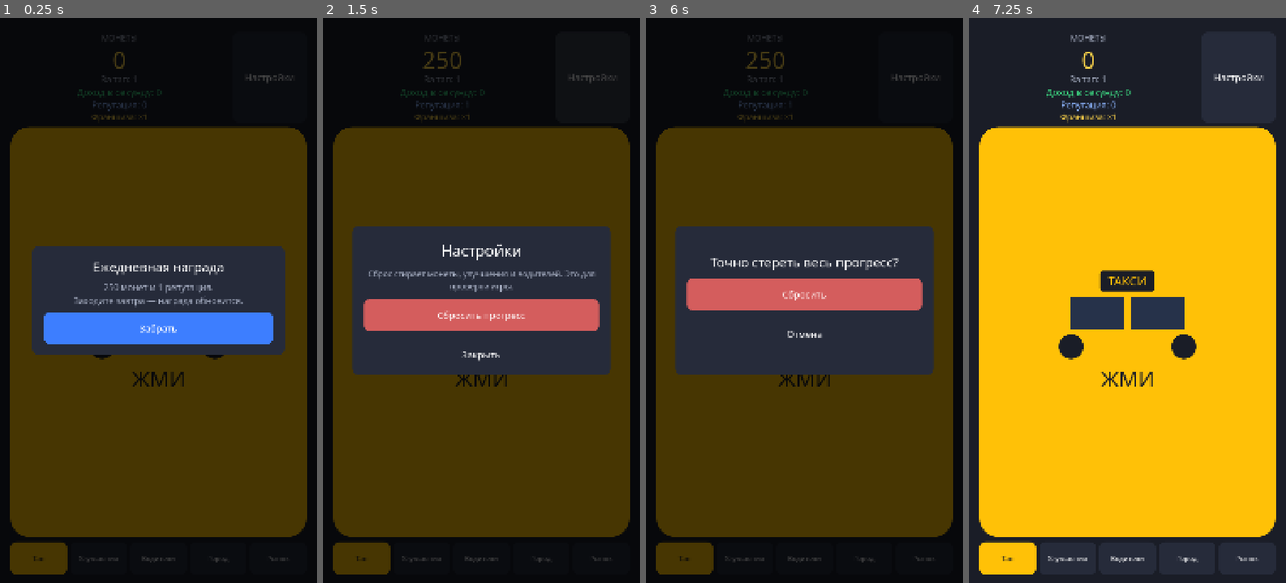
Above: before the commit, frames 1-4 (left to right).
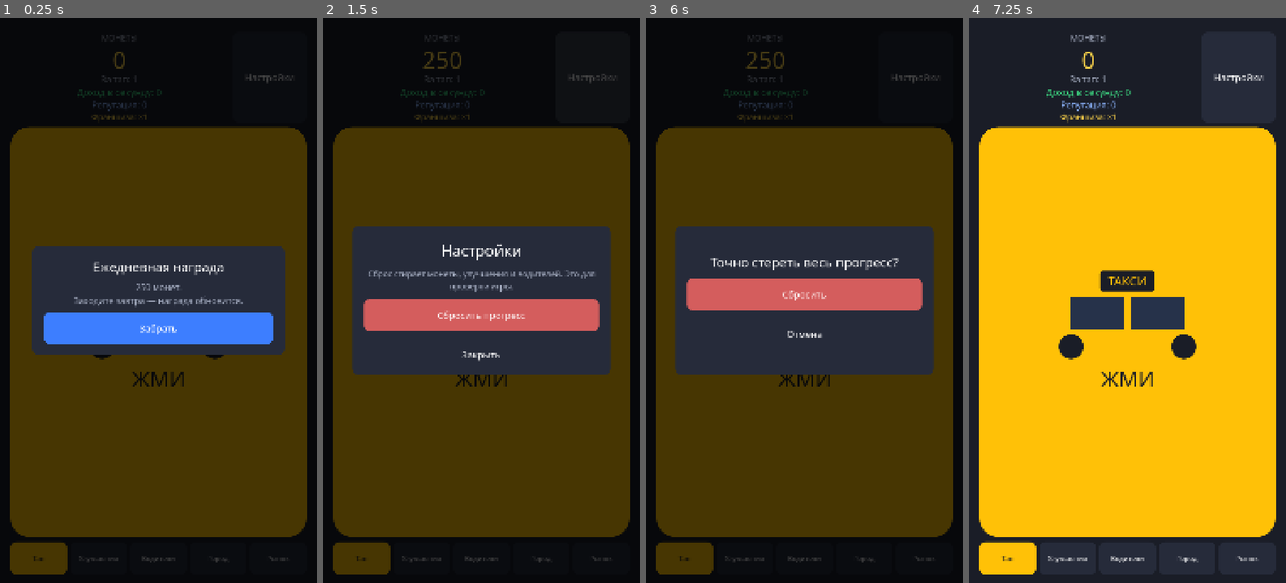
Above: after the commit, the same moments.

Repository: bogdan22807/play1
Game: Godot game, scene res://scenes/main.tscn
Two runs of this game, one before a commit and one after it. Both use one fixed random seed, a clock stepped at 60 frames per second and the inputs below.
Inputs (mouse positions are in pixels of both pictures, inside the frame that each line leads up to):
- Up to frame 1 (0.25 s): no input
- Up to frame 2 (1.5 s): click (481, 334) at 0.5 s; click "Настройки" at 1.25 s
- Up to frame 3 (6 s): click "Тап" at 2 s; click "Улучшения" at 2.75 s; click "Водители" at 3.5 s; click "Город" at 4.25 s; click "Рынок" at 5 s; click "Сбросить прогресс" at 5.75 s
- Up to frame 4 (7.25 s): click "Сбросить" at 6.5 s

The runs differ from the first frame. In frame 1, 0.2% of the frame differs, in the area x 32-68%, y 47-49%; in frame 2, less than 0.1%; in frame 3, less than 0.1%; in frame 4, nothing differs.

Commit message:
Ослабить тап и добавить старшие ступени водителей.
Сила тапа — это небольшая база от улучшений плюс доля дохода в секунду. Новые ступени водителей дорожают и приносят доход примерно в девять раз.

Co-authored-by: bogdan22807 <bogdan22807@users.noreply.github.com>

Diff:
--- a/autoload/game_state.gd
+++ b/autoload/game_state.gd
@@ -34,8 +34,8 @@
 const REGIONS_PATH := "res://data/regions.json"
 const COMPETITORS_PATH := "res://data/competitors.json"
 const ACHIEVEMENTS_PATH := "res://data/achievements.json"
+const BALANCE_PATH := "res://data/balance.json"
 const DAILY_COINS := 250.0
-const DAILY_REPUTATION := 1
 ## Сколько тапов нужно для +1 репутации.
 const TAPS_PER_REPUTATION := 20
 ## Сколько монет забега дают +1 к множителю франшизы.
@@ -69,10 +69,10 @@
 var _owned_competitors: Dictionary = {}
 ## id региона -> 1, если регион уже открыт.
 var _opened_regions: Dictionary = {}
-## Репутация компании. Нужна, чтобы выходить в новые регионы.
+## Репутация компании. Не копится сама: её каждый раз считает формула.
 var reputation: int = 0
-## Сколько тапов уже накоплено до следующей единицы репутации.
-var _taps_toward_reputation: int = 0
+## Сколько раз нажали на такси за текущий забег.
+var run_taps: int = 0
 ## Постоянный множитель. Переживает продажу компании.
 var franchise: float = 1.0
 ## Монеты, полученные за текущий забег. Траты его не уменьшают.
@@ -95,6 +95,8 @@
 var _offline_capped: bool = false
 ## Телефон свернули: пока игра на паузе, доход в _process не капает.
 var _paused_in_background: bool = false
+## Доля пассивного дохода, которая добавляется к каждому тапу.
+var _tap_from_income: float = 0.01
 
 
 func _ready() -> void:
@@ -104,6 +106,7 @@
 	_region_defs = _read_json_array(REGIONS_PATH)
 	_competitor_defs = _read_json_array(COMPETITORS_PATH)
 	_achievement_defs = _read_json_array(ACHIEVEMENTS_PATH)
+	_tap_from_income = _read_tap_from_income()
 	load_game()
 	_recalc_income()
 	_note_progress()
@@ -160,14 +163,15 @@
 func tap() -> float:
 	var gained: float = get_tap_power()
 	_gain_coins(gained)
-	_run_tap_for_reputation()
+	run_taps += 1
+	_sync_reputation()
 	_note_progress()
 	coins_changed.emit(coins)
 	return gained
 
 
-## Сила одного тапа: база плюс бонус каждого купленного уровня.
-func get_tap_power() -> float:
+## Плоская часть тапа из улучшений. Множители районов на неё ещё не надеты.
+func get_flat_tap() -> float:
 	var power: float = BASE_TAP_POWER
 	for raw: Variant in _upgrade_defs:
 		if typeof(raw) != TYPE_DICTIONARY:
@@ -176,7 +180,12 @@
 		var upgrade_id: String = str(info.get("id", ""))
 		var bonus: float = float(info.get("tap_bonus", 0))
 		power += bonus * float(get_upgrade_level(upgrade_id))
-	return power * get_income_multiplier()
+	return power
+
+
+## Сила тапа: небольшая база от улучшений плюс доля текущего дохода в секунду.
+func get_tap_power() -> float:
+	return get_flat_tap() * get_income_multiplier() + get_income_per_second() * _tap_from_income
 
 
 ## Список улучшений из data/upgrades.json. Экран только читает его.
@@ -251,8 +260,9 @@
 		coins = 0.0
 	_driver_counts[driver_id] = get_driver_count(driver_id) + 1
 	_recalc_income()
-	_add_reputation(1)
-	coins_changed.emit(coins)
+	_sync_reputation()
+	coins_changed.emit(coins)
+	tap_power_changed.emit(get_tap_power())
 	drivers_changed.emit()
 	_note_progress()
 	save_game()
@@ -470,20 +480,13 @@
 	return 1.0 + bonus
 
 
-func _add_reputation(amount: int) -> void:
-	if amount <= 0:
+## Репутация = целые двадцатки тапов за забег плюс каждый нанятый водитель.
+func _sync_reputation() -> void:
+	var next: int = int(run_taps / TAPS_PER_REPUTATION) + _sum_counts(_driver_counts)
+	if next == reputation:
 		return
-	reputation += amount
+	reputation = next
 	reputation_changed.emit(reputation)
-
-
-func _run_tap_for_reputation() -> void:
-	_taps_toward_reputation += 1
-	if _taps_toward_reputation < TAPS_PER_REPUTATION:
-		return
-	_taps_toward_reputation = 0
-	_add_reputation(1)
-	save_game()
 
 
 func _find_district(district_id: String) -> Dictionary:
@@ -530,8 +533,7 @@
 	_opened_districts.clear()
 	_opened_regions.clear()
 	_owned_competitors.clear()
-	reputation = 0
-	_taps_toward_reputation = 0
+	run_taps = 0
 	franchise = 1.0
 	run_earned = 0.0
 	lifetime_earned = 0.0
@@ -542,6 +544,7 @@
 	coins_changed.emit(coins)
 	tap_power_changed.emit(get_tap_power())
 	upgrades_changed.emit()
+	_sync_reputation()
 	drivers_changed.emit()
 	districts_changed.emit()
 	regions_changed.emit()
@@ -584,9 +587,9 @@
 	_opened_districts.clear()
 	_opened_regions.clear()
 	_owned_competitors.clear()
-	reputation = 0
-	_taps_toward_reputation = 0
+	run_taps = 0
 	_recalc_income()
+	_sync_reputation()
 	coins_changed.emit(coins)
 	tap_power_changed.emit(get_tap_power())
 	upgrades_changed.emit()
@@ -713,7 +716,7 @@
 		"districts": _opened_districts.duplicate(),
 		"regions": _opened_regions.duplicate(),
 		"reputation": reputation,
-		"reputation_taps": _taps_toward_reputation,
+		"run_taps": run_taps,
 		"competitors": _owned_competitors.duplicate(),
 		"franchise": franchise,
 		"run_earned": run_earned,
@@ -749,8 +752,21 @@
 	_opened_districts = _read_count_dict(data.get("districts", {}))
 	_opened_regions = _read_count_dict(data.get("regions", {}))
 	_owned_competitors = _read_count_dict(data.get("competitors", {}))
-	reputation = maxi(0, int(data.get("reputation", 0)))
-	_taps_toward_reputation = maxi(0, int(data.get("reputation_taps", 0)))
+	run_taps = _read_run_taps(data)
+	_sync_reputation()
+
+
+## Старое сохранение не хранило число тапов. Собираем его из счётчика репутации,
+## а если счётчик отстал от водителей — формула всё равно догонит.
+func _read_run_taps(data: Dictionary) -> int:
+	if data.has("run_taps"):
+		return maxi(0, int(data.get("run_taps", 0)))
+	var drivers: int = _sum_counts(_driver_counts)
+	var stored: int = int(data.get("reputation", 0))
+	var from_taps: int = maxi(0, stored - drivers)
+	var remainder: int = int(data.get("reputation_taps", 0))
+	remainder = clampi(remainder, 0, TAPS_PER_REPUTATION - 1)
+	return from_taps * TAPS_PER_REPUTATION + remainder
 	franchise = maxf(1.0, float(data.get("franchise", 1.0)))
 	# Старое сохранение без поля: уже лежащие монеты считаем заработком забега.
 	run_earned = maxf(0.0, float(data.get("run_earned", coins)))
@@ -809,7 +825,6 @@
 		return false
 	_last_daily_day = _today_index()
 	_gain_coins(DAILY_COINS)
-	_add_reputation(DAILY_REPUTATION)
 	_note_progress()
 	coins_changed.emit(coins)
 	save_game()
@@ -851,9 +866,6 @@
 			continue
 		_done_achievements[achievement_id] = 1
 		_gain_coins(float(info.get("reward_coins", 0)))
-		var extra_reputation: int = int(info.get("reward_reputation", 0))
-		if extra_reputation > 0:
-			_add_reputation(extra_reputation)
 		return info
 	return {}
 
@@ -912,6 +924,17 @@
 	return parsed
 
 
+func _read_tap_from_income() -> float:
+	var file := FileAccess.open(BALANCE_PATH, FileAccess.READ)
+	if file == null:
+		return 0.01
+	var parsed: Variant = JSON.parse_string(file.get_as_text())
+	file.close()
+	if typeof(parsed) != TYPE_DICTIONARY:
+		return 0.01
+	return maxf(0.0, float(parsed.get("tap_from_income", 0.01)))
+
+
 ## Короткий вид числа: 999, 1.5K, 2.3M, 4.1B.
 static func format_number(value: float) -> String:
 	var sign: String = ""
--- a/data/achievements.json
+++ b/data/achievements.json
@@ -61,7 +61,7 @@
     "kind": "reputation",
     "need": 10,
     "reward_coins": 150,
-    "reward_reputation": 1
+    "reward_reputation": 0
   },
   {
     "id": "five_upgrades",
--- /dev/null
+++ b/data/balance.json
@@ -0,0 +1,3 @@
+{
+  "tap_from_income": 0.01
+}
--- a/data/drivers.json
+++ b/data/drivers.json
@@ -30,5 +30,45 @@
     "base_cost": 50000,
     "cost_growth": 1.15,
     "income_per_second": 120
+  },
+  {
+    "id": "brigadier",
+    "name": "Бригадир",
+    "description": "Раздаёт смены и не даёт машинам простаивать.",
+    "base_cost": 450000,
+    "cost_growth": 1.15,
+    "income_per_second": 1000
+  },
+  {
+    "id": "column",
+    "name": "Начальник колонны",
+    "description": "Держит десятки машин на линии.",
+    "base_cost": 4000000,
+    "cost_growth": 1.15,
+    "income_per_second": 9000
+  },
+  {
+    "id": "depot",
+    "name": "Автоколонна",
+    "description": "Свой парк, своя мойка и ночная диспетчерская.",
+    "base_cost": 35000000,
+    "cost_growth": 1.15,
+    "income_per_second": 80000
+  },
+  {
+    "id": "network",
+    "name": "Сеть парков",
+    "description": "Заказы идут из нескольких городов сразу.",
+    "base_cost": 300000000,
+    "cost_growth": 1.15,
+    "income_per_second": 700000
+  },
+  {
+    "id": "holding",
+    "name": "Холдинг",
+    "description": "Такси, грузовые и корпоративные контракты.",
+    "base_cost": 2500000000,
+    "cost_growth": 1.15,
+    "income_per_second": 6000000
   }
 ]
--- a/data/upgrades.json
+++ b/data/upgrades.json
@@ -2,41 +2,41 @@
   {
     "id": "tires",
     "name": "Новые шины",
-    "description": "Машина лучше держит дорогу. +1 монета за тап.",
+    "description": "Машина лучше держит дорогу. +0.2 монеты за тап.",
     "base_cost": 15,
+    "cost_growth": 1.15,
+    "tap_bonus": 0.2
+  },
+  {
+    "id": "horn",
+    "name": "Громкий сигнал",
+    "description": "Клиенты замечают вас быстрее. +0.5 монеты за тап.",
+    "base_cost": 100,
+    "cost_growth": 1.15,
+    "tap_bonus": 0.5
+  },
+  {
+    "id": "seats",
+    "name": "Мягкие сиденья",
+    "description": "Пассажиры довольны и дают чаевые. +1 монета за тап.",
+    "base_cost": 800,
     "cost_growth": 1.15,
     "tap_bonus": 1
   },
   {
-    "id": "horn",
-    "name": "Громкий сигнал",
-    "description": "Клиенты замечают вас быстрее. +5 монет за тап.",
-    "base_cost": 100,
-    "cost_growth": 1.15,
-    "tap_bonus": 5
-  },
-  {
-    "id": "seats",
-    "name": "Мягкие сиденья",
-    "description": "Пассажиры довольны и дают чаевые. +25 монет за тап.",
-    "base_cost": 800,
-    "cost_growth": 1.15,
-    "tap_bonus": 25
-  },
-  {
     "id": "meter",
     "name": "Точный таксометр",
-    "description": "Ни одна копейка не теряется. +100 монет за тап.",
+    "description": "Ни одна копейка не теряется. +2 монеты за тап.",
     "base_cost": 7500,
     "cost_growth": 1.15,
-    "tap_bonus": 100
+    "tap_bonus": 2
   },
   {
     "id": "wrap",
     "name": "Яркая оклейка",
-    "description": "Ваше такси видно за квартал. +500 монет за тап.",
+    "description": "Ваше такси видно за квартал. +4 монеты за тап.",
     "base_cost": 80000,
     "cost_growth": 1.15,
-    "tap_bonus": 500
+    "tap_bonus": 4
   }
 ]
--- a/scripts/main.gd
+++ b/scripts/main.gd
@@ -1273,7 +1273,7 @@
 	box.add_theme_constant_override("separation", 18)
 	panel.add_child(box)
 	box.add_child(_make_center_label("Ежедневная награда", 44, Color.WHITE))
-	box.add_child(_make_center_label("250 монет и 1 репутация.\nЗаходите завтра — награда обновится.", 30, COLOR_MUTED))
+	box.add_child(_make_center_label("250 монет.\nЗаходите завтра — награда обновится.", 30, COLOR_MUTED))
 	box.add_child(_make_settings_button("Забрать", COLOR_BUY, _on_collect_daily))
 
 
